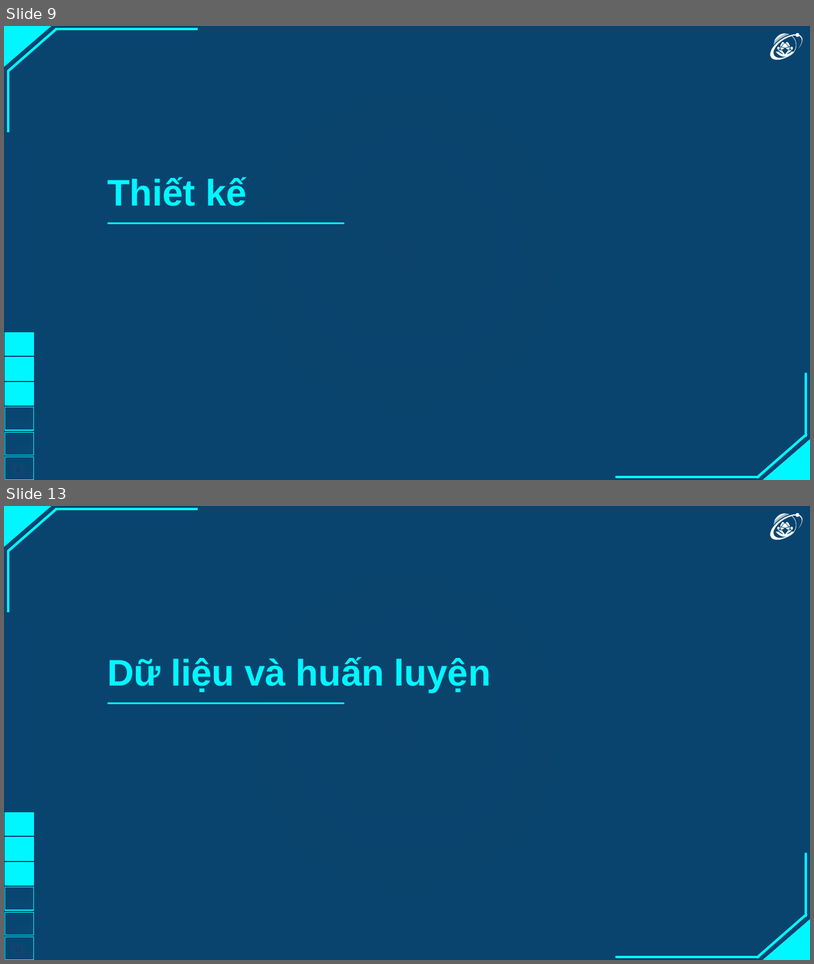
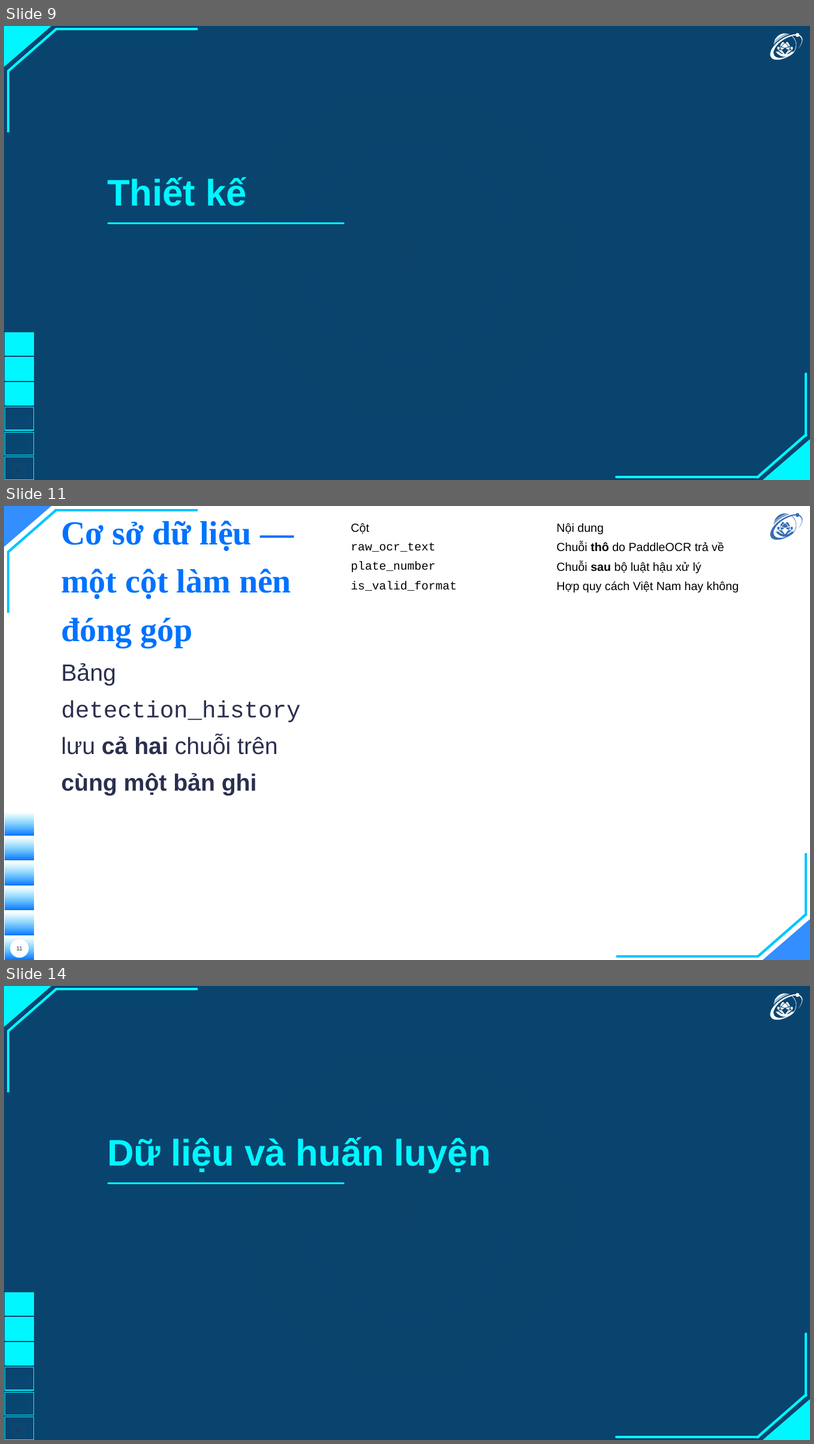
Before and after one commit to hieunguyen2604/alpr-do-an-mon-hoc, a slide deck: docs/slides/slides.pptx. Shown one above the other, each under a label of ours: slides 9 and 13 before the commit, slides 9, 11 and 14 after it; the slides between them are not shown. The pictures are 814x964 and 814x1444 pixels, drawn with LibreOffice and Linux fonts; fonts in the diff are those of the drawing; background and template pictures are left out; a plain dark background stands for a picture behind light text. Boxes give left, top, right and bottom in pixels: in the first picture for what was removed or moved away, otherwise in the second. Text is boxed around its words. In the diff, an @@ line names an element or a change of style, - is before the commit and + after.

```diff
--- a/docs/slides/slides.pptx
+++ b/docs/slides/slides.pptx
@@ slide 11 added at (4,506,810,960), background picture (left out) @@
@@ triangle added at (4,506,51,547), fill #0072FF at 80% opacity @@
@@ line added from (57, 510) to (8, 552), #00C6FF 3 pt @@
@@ line added from (198, 510) to (56, 510), #00C6FF 3 pt @@
@@ title added at (61,520,291,648), 40 pt, text #0072FF, bold @@
+Cơ sở dữ liệu — một cột làm nên đóng góp
@@ table added at (345,519,756,914), 4 rows, 2 columns @@
+Cột | Nội dung
+raw_ocr_text | Chuỗi thô do PaddleOCR trả về
+plate_number | Chuỗi sau bộ luật hậu xử lý
+is_valid_format | Hợp quy cách Việt Nam hay không
@@ freeform shape added at (770,513,803,540), fill #376DB5 @@
@@ line added from (8, 613) to (8, 551), #00C6FF 3 pt @@
@@ text added at (61,663,300,795), 28 pt, text #2A2F4F @@
+Bảng detection_history lưu cả hai chuỗi trên cùng một bản ghi
@@ line added from (806, 853) to (806, 915), #00C6FF 3 pt @@
@@ line added from (758, 957) to (807, 914), #00C6FF 3 pt @@
@@ triangle added at (763,919,810,960), fill #0072FF at 80% opacity @@
@@ group added at (5,812,34,960): 6 rectangles @@
@@ ellipse added at (10,939,29,958), fill #FFFFFF @@
@@ page number added at (17,946,23,950), 7 pt, text #2A2F4F @@
+11
@@ line added from (617, 956) to (759, 956), #00C6FF 3 pt @@
@@ what was slide 13 is now slide 14 @@
```
Also in this commit, not shown: 19 slides changed, 6 other slides added, 1 slide removed, 5 other files.
